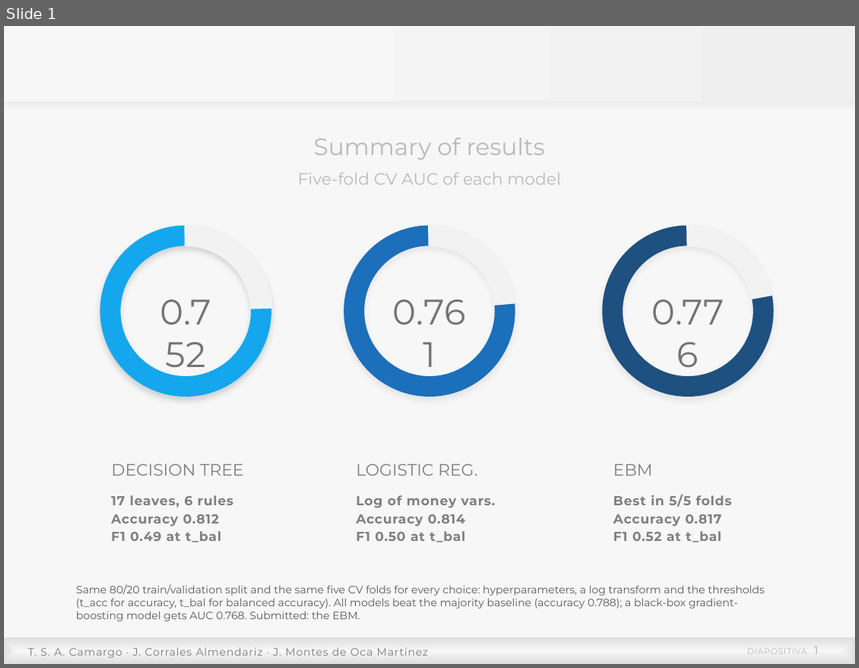
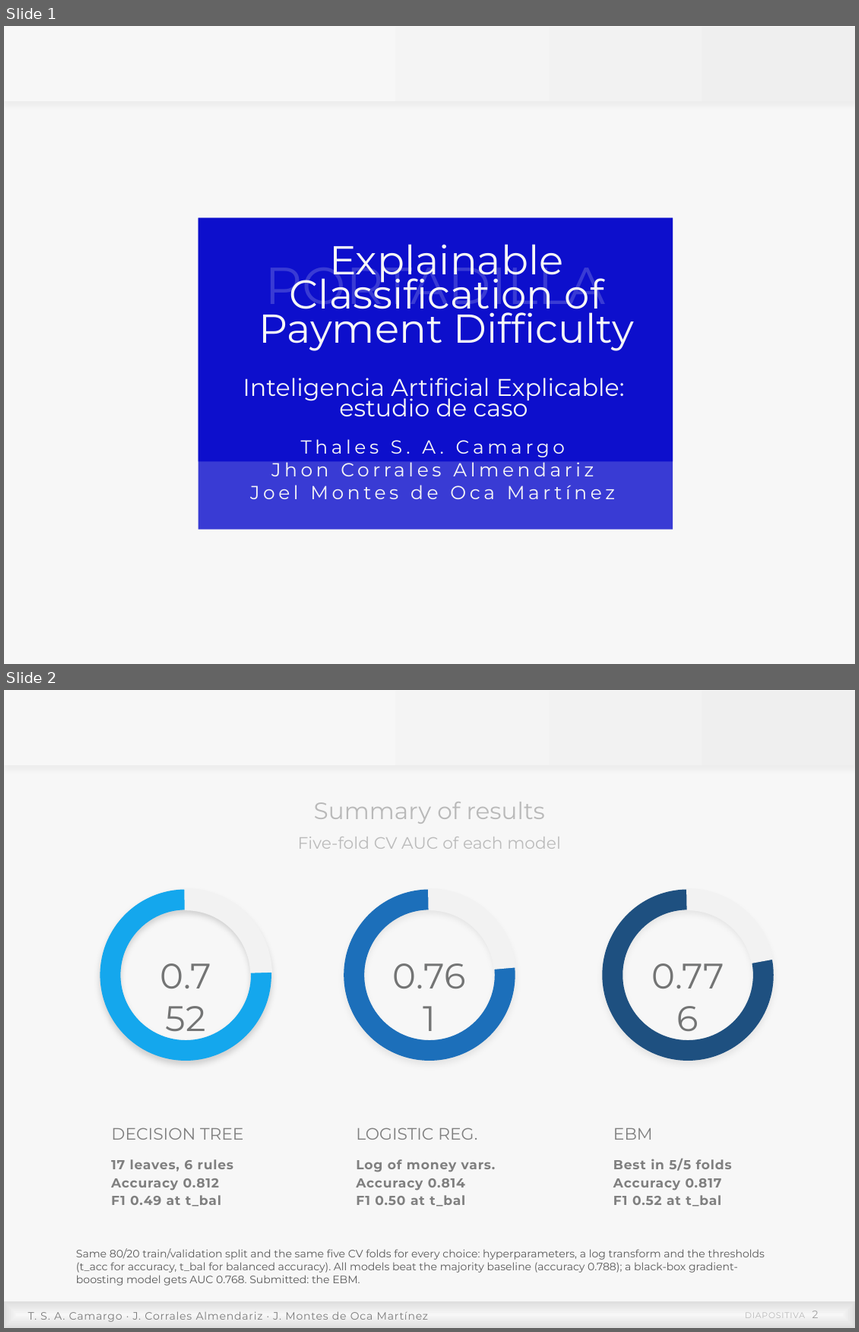
Before and after one commit to thalessac/explainable-artificial-intelligence, a slide deck: Inteligencia Artificial Explicable/Tema 2 - trabajo práctico/presentation/defense_slides.pptx. Shown one above the other, each under a label of ours: slide 1 before the commit, slides 1 and 2 after it. The pictures are 859x668 and 859x1332 pixels, drawn with LibreOffice and Linux fonts; fonts in the diff are those of the drawing; background and template pictures are left out. Boxes give left, top, right and bottom in pixels: in the first picture for what was removed or moved away, otherwise in the second. Text is boxed around its words. In the diff, an @@ line names an element or a change of style, - is before the commit and + after.

```diff
--- a/Inteligencia Artificial Explicable/Tema 2 - trabajo práctico/presentation/defense_slides.pptx
+++ b/Inteligencia Artificial Explicable/Tema 2 - trabajo práctico/presentation/defense_slides.pptx
@@ slide 1 added at (4,26,855,664), background #F7F7F7; not listed: 1 template element that a slide beside it also shows @@
@@ rectangle added at (179,198,693,551), outline #F7F7F7 1 pt @@
@@ rectangle added at (198,218,673,461), fill #0003CA at 77% opacity @@
@@ rectangle added at (198,218,673,530), fill #0003CA at 77% opacity @@
@@ text added at (259,244,635,351), 34.1 pt, text #F7F7F7 @@
+Explainable Classification of Payment Difficulty
@@ text added at (265,253,606,316), 44 pt, text #F7F7F7 @@
+PORTADILLA
@@ subtitle added at (243,378,625,417), 20.4 pt, text #F7F7F7 @@
+Inteligencia Artificial Explicable: estudio de caso
@@ text added at (250,439,615,499), 16 pt, text #F7F7F7 @@
+Thales S. A. Camargo
+Jhon Corrales Almendariz
+Joel Montes de Oca Martínez
@@ what was slide 1 is now slide 2 @@
@@ page number at (745,1311,819,1319): text changed @@
-DIAPOSITIVA 1
+DIAPOSITIVA 2
```
Also in this commit, not shown: 1 other slide added, 4 other files.
